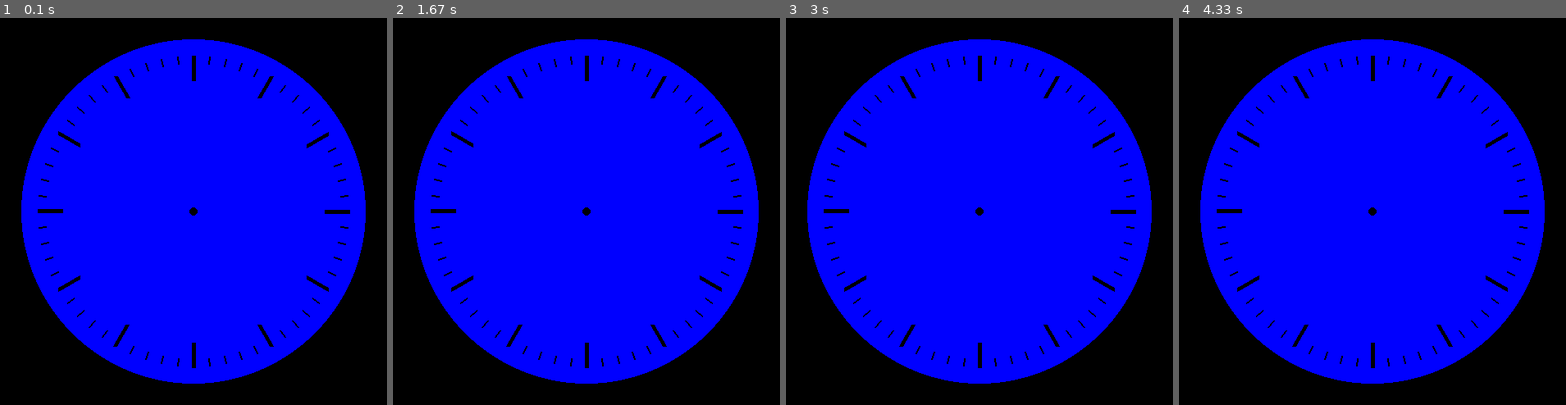
Above: before the commit, frames 1-4 (left to right).
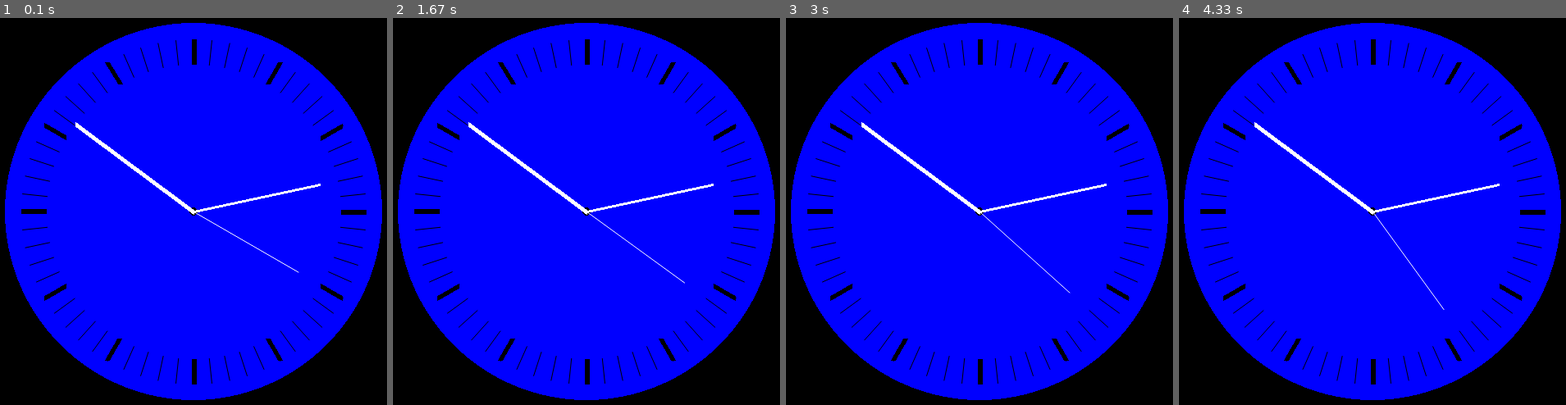
Above: after the commit, the same moments.

Repository: marcojs253-crypto/daki-
Game: pygame game, started from ur- start.py
Two runs of this game, one before a commit and one after it. Both use one fixed random seed, a clock stepped at 60 frames per second and the inputs below.
Inputs:
- Up to frame 1 (0.1 s): no input
- Up to frame 2 (1.67 s): no input
- Up to frame 3 (3 s): no input
- Up to frame 4 (4.33 s): no input

The runs differ from the first frame. In frame 1, 15% of the frame differs, in the area x 1-99%, y 1-99%; in frame 2, 15%; in frame 3, 15%; in frame 4, 15%.

Commit message:
timer virker

Diff:
--- /dev/null
+++ b/housing.py
@@ -0,0 +1,115 @@
+import sys
+import pandas as pd
+import sklearn as sk
+import matplotlib as mpl
+from sklearn import datasets
+from sklearn.model_selection import train_test_split
+from sklearn.neighbors import KNeighborsClassifier
+from sklearn.metrics import accuracy_score
+
+import numpy as np
+import matplotlib.pyplot as plt
+
+housing=pd.read_csv('housing.csv')
+housing = housing.sample(frac=1, random_state=42).reset_index(drop=True)
+housing.dropna(inplace=True)
+#df_fillna = housing.fillna(0)
+
+housing.info()
+#print(housing.describe() )
+
+# housing.head()
+# der er 10 typer af features
+#print(housing["ocean_proximity"].value_counts())
+
+# housing.hist(bins=50, figsize=(20,15))
+# plt.show()
+
+# outliers vil svare til en værdi der er langt væk fra normalen. longitude og income
+#clipping det samme som at cappe en værdi. altså en max værdi bliver påsat for en obsevation. ved age og værdi
+housing["rooms_cat"] = pd.cut(housing["total_rooms"], # her vil vi opdele totale antal af rum i 3 katekorier.
+                               bins=[0., 5000, 10000, np.inf], # hvis der er et disskrekt med mere end 0 og mindre end 10000 totalt antal af værelse så ender den i label
+                               labels=[0, 1, 2])
+test_size = 0.2
+
+# Random split
+train_set, test_set = train_test_split(housing, test_size=test_size, random_state=42)
+# Stratified split (brug samme kolonne)
+strat_train_set, strat_test_set = train_test_split(
+    housing, test_size=test_size, stratify=housing["rooms_cat"], random_state=42)
+
+print("Random split (test):")
+print(test_set["rooms_cat"].value_counts(normalize=True))
+
+print("Stratified split (test):")
+print(strat_test_set["rooms_cat"].value_counts(normalize=True))
+
+
+
+
+
+
+
+
+
+# x = housing.iloc[:, :2]
+# y = housing.target
+
+# x_train, x_test, y_train, y_test = train_test_split(x, y, test_size=0.3, random_state=42)
+# x_train_small, y_train_small = x_train[:50], y_train[:50]
+
+# k = 11
+# knn_classifier = KNeighborsClassifier(n_neighbors=k)
+# knn_classifier.fit(x_train_small, y_train_small)
+
+# y_pred = knn_classifier.predict(x_test)
+
+# accuracy = accuracy_score(y_test, y_pred)
+# print(f"accuracy of KNN with k={k}: {accuracy *100:.2f}%")
+
+
+
+# # Visualisering af KNN klassifikation
+
+# import numpy as np
+# import matplotlib.pyplot as plt
+# from matplotlib.colors import ListedColormap
+
+# # --- Visualisering ---
+# h = 0.1  # grid step size
+# x_min, x_max = x["sepal_length"].min() - 1, x["sepal_length"].max() + 1
+# y_min, y_max = x["sepal_width"].min() - 1, x["sepal_width"].max() + 1
+
+# xx, yy = np.meshgrid(
+#     np.arange(x_min, x_max, h),
+#     np.arange(y_min, y_max, h)
+# )
+
+# # Forudsig på hele grid'et
+# Z = knn_classifier.predict(np.c_[xx.ravel(), yy.ravel()])
+# Z = Z.reshape(xx.shape)
+
+# # Baggrund (decision boundary)
+# cmap_light = ListedColormap(["#FFAAAA", "#AAFFAA", "#AAAAFF"])
+# cmap_bold = ListedColormap(["#FF0000", "#00FF00", "#0000FF"])
+
+# plt.figure(figsize=(8, 6))
+# plt.contourf(xx, yy, Z, cmap=cmap_light, alpha=0.4)
+
+# # Træningspunkter
+# plt.scatter(
+#     x_train["sepal_length"], x_train["sepal_width"],
+#     c=y_train, cmap=cmap_bold, edgecolor="k", marker="o", s=50, label="Train"
+# )
+
+# # Testpunkter
+# plt.scatter(
+#     x_test["sepal_length"], x_test["sepal_width"],
+#     c=y_test, cmap=cmap_bold, edgecolor="k", marker="^", s=70, label="Test"
+# )
+
+# plt.xlabel("Sepal length")
+# plt.ylabel("Sepal width")
+# plt.title(f"kNN Decision Boundary (k={k}) • Accuracy={accuracy*100:.2f}%")
+# plt.legend()
+# plt.show()
--- /dev/null
+++ b/opgaver 3. lektion part 2 tenge.py
@@ -0,0 +1,19 @@
+import pygame
+
+pygame.init() # Initialize Pygame
+screen = pygame.display.set_mode((640, 480)) # Create a window of 640x480 pixels
+screen.fill((255, 255, 255)) # Fill the screen with white
+
+start_punkt= (100,100)
+kvadrat_str= (25,25)
+for kvadrat in range(0,10):
+    pygame.draw.rect(screen,(0,0,0), (start_punkt[0]+kvadrat*30,start_punkt[1])+kvadrat_str)
+
+
+
+run_flag = True
+while run_flag is True:
+    for event in pygame.event.get():
+        if event.type == pygame.QUIT:
+            run_flag = False
+    pygame.display.flip() # Refresh the screen so drawing appears
--- /dev/null
+++ b/opgaver 3. lektion.py
@@ -0,0 +1,59 @@
+print (4.1)
+pizzas = ["margarita", "kebab og salt", "peperoni"]
+for pizza in pizzas:
+    print(f"{pizza} er godt")
+
+print( "\njeg elsker pizza")
+
+print("\n4.2")
+dyrs = ["orangotang", "grorilla", "chimpanse"]
+for dyr in dyrs:
+    print(f"{dyr} ligner et menneske")
+
+print("alle disse dyr ligner mennesker")
+
+print("\n4.3")
+#for tal in range (1,21):
+#    print(tal)
+
+print("\n4.4")
+#liste_million = []
+#or million in range (1,1000001):
+#    liste_million.append(million)
+
+#print(liste_million)
+
+
+print("\n4.5")
+#print (min(liste_million))
+#print (max(liste_million))
+#print (sum(liste_million))
+
+print("\n4.7")
+for tal in range (1,21,2):
+    print (tal)
+
+print("\n4.8")
+for tal in range (3,31):
+    print (tal*3)
+
+print("\n4.9")
+for tal in range (1,11):
+    print (tal**3)
+
+comprihent_list=[tal**3 for tal in range (1,11)]
+
+print(comprihent_list)
+
+
+print("\n4.10")
+
+print(f"de første 3 ting er{comprihent_list[:3]}")
+print(f"de 3 midderste ting er{comprihent_list[len(comprihent_list)//2-1:len(comprihent_list)//2+2]}")
+print(f"de sidste 3 ting er{comprihent_list[-3:]}")
+
+min_vens_pizza = pizzas [:]
+min_vens_pizza.append("annanas")
+pizzas.append("katoffel")
+print(min_vens_pizza)
+print(pizzas)
--- a/ur- start.py
+++ b/ur- start.py
@@ -1,9 +1,9 @@
-import pygame, math  # HVAD: Hent værktøjer udefra
-                     # HVORFOR: Vi skal bruge vindue/grafik og cos/sin
+import pygame
+import math  # HVAD: Hent værktøjer udefra
+from datetime import datetime
+import time
 
 pygame.init()        # HVAD: Start pygame
-                     # HVORFOR: Skal gøres før pygame virker
-
 # HVAD: Lav et vindue
 skaerm = pygame.display.set_mode((640, 480))
 # HVORFOR: Vi skal have noget at tegne på
@@ -14,49 +14,77 @@
 
 # HVORFOR: Det hjælper os med at se centrum
 # 2) Ur-geometri (som angivet)
+ur_tik =pygame.time.Clock()
 centrum_x, centrum_y = 320, 240
-radius = 190              # 240 - 50 i din opsætning
+radius = 210              # 240 - 50 i din opsætning
 streg_laengde_T = 30        # hvor langt ind fra ydercirklen
-streg_tykkelse_T = 5        # linjetykkelse i pixels
+streg_tykkelse_T = 6        # linjetykkelse i pixels
 streg_laengde_M = 10
-streg_tykkelse_M = 2
+streg_tykkelse_M = 1
+streg_tykkelse_Viser_sekundt = 1
+streg_tykkelse_Viser_minute = 3
+streg_tykkelse_Viser_time = 6
 ANTAL_T = 12
 ANTAL_M = 60
-VINKEL_TRIN = 360 // ANTAL_T  # 30 grader
-VINKEL_TRIN_M =360 // ANTAL_M
+VINKEL_grad = 360 // ANTAL_T  # 30 grader
+vinkel_grad_min =360 // ANTAL_M
 
-pygame.draw.circle(skaerm, (0, 0, 255), (centrum_x, centrum_y), 210)
-pygame.draw.circle(skaerm, (0, 0, 0), (centrum_x, centrum_y), 5)
 
-def punkt_fra_top(centrum_x, centrum_y, radius, vinkel_fra_kl12_grader):
-    """
-    Beregn et punkt på cirklen givet vinkel målt fra 'kl. 12' (opad).
-    Bruges konventionen: x = r*sin(θ) og y = r*cos(θ), hvor θ er i radianer.
-    """
-    theta = math.radians(vinkel_fra_kl12_grader)  # grader -> radianer
-    x = centrum_x + radius * math.sin(theta)      # vandret (Opposite)
-    y = centrum_y + radius * math.cos(theta)      # lodret  (Adjacent)
-    return int(x), int(y)
-
-# 3) Tegn 12 time-streger i 30°-trin, fra ydercirklen og ind
-for i in range(ANTAL_T):
-    vinkel_grader = i * VINKEL_TRIN            # 0,30,60,...,330
-    yderpunkt = punkt_fra_top(centrum_x, centrum_y, radius, vinkel_grader)
-    inderpunkt = punkt_fra_top(centrum_x, centrum_y, radius - streg_laengde_T, vinkel_grader)
-    pygame.draw.line(skaerm, (0, 0, 0), yderpunkt, inderpunkt, streg_tykkelse_T)  # tegn streg
-
-# 3) Tegn 12 time-streger i 30°-trin, fra ydercirklen og ind
-for i in range(60):
-    vinkel_grader = i * VINKEL_TRIN_M            # 0,30,60,...,330
-    yderpunkt = punkt_fra_top(centrum_x, centrum_y, radius, vinkel_grader)
-    inderpunkt = punkt_fra_top(centrum_x, centrum_y, radius - streg_laengde_M, vinkel_grader)
-    pygame.draw.line(skaerm, (0, 0, 0), yderpunkt, inderpunkt, streg_tykkelse_M)  # tegn streg
-
-pygame.display.flip()
 
 # 4) Event-loop: luk pænt ved klik på kryds
 koerer = True
 while koerer:
     for haendelse in pygame.event.get():
         if haendelse.type == pygame.QUIT:
-            koerer = False
+             koerer = False
+
+# 1) Tegn cirklerne
+    pygame.draw.circle(skaerm, (0, 0, 255), (centrum_x, centrum_y), radius + 20)
+    pygame.draw.circle(skaerm, (0, 0, 0), (centrum_x, centrum_y), 5)
+# 3) Tegn tids indikatorerne
+
+
+    for i in range (ANTAL_T):
+        vinkel = i * VINKEL_grad
+        vinkel_rad = math.radians(vinkel)  # omregn til radianer
+        x_start = centrum_x + radius * math.sin(vinkel_rad)      # x-koordinat for startpunkt
+        y_start = centrum_y + radius * math.cos(vinkel_rad)      # y-koordinat for startpunkt
+        start_punkt = (x_start, y_start)
+        x_slut = centrum_x + (radius-streg_laengde_T) * math.sin(vinkel_rad) # y-koordinat for startpunkt
+        y_slut = centrum_y + (radius-streg_laengde_T) * math.cos(vinkel_rad) # y-koordinat for startpunkt
+        slut_punkt = (x_slut, y_slut)
+        pygame.draw.line(skaerm, (0, 0, 0), start_punkt, slut_punkt, streg_tykkelse_T)
+
+    for i in range (ANTAL_M):
+        vinkel = i * vinkel_grad_min
+        vinkel_rad = math.radians(vinkel)  # omregn til radianer
+        x_start = centrum_x + radius * math.sin(vinkel_rad)      # x-koordinat for startpunkt
+        y_start = centrum_y + radius * math.cos(vinkel_rad)      # y-koordinat for startpunkt
+        start_punkt = (x_start, y_start)
+        x_slut = centrum_x + (radius-streg_laengde_T) * math.sin(vinkel_rad) # y-koordinat for startpunkt
+        y_slut = centrum_y + (radius-streg_laengde_T) * math.cos(vinkel_rad) # y-koordinat for startpunkt
+        slut_punkt = (x_slut, y_slut)
+        pygame.draw.aaline(skaerm, (0, 0, 0), start_punkt, slut_punkt, streg_tykkelse_M)
+
+    nu = datetime.now()
+    sekunder = nu.second
+    vinkel_grad_sekunder = math.radians(sekunder*6-90)       # 60 sekunder gange 6 = 360 grader
+    x_min_slut = centrum_x + radius*0.7 * math.cos(vinkel_grad_sekunder)      # x-koordinat for startpunkt
+    y_min_slut = centrum_y + radius*0.7 * math.sin(vinkel_grad_sekunder)      # y-koordinat for startpunkt
+    pygame.draw.aaline(skaerm, (255, 255, 255), (centrum_x, centrum_y), (x_min_slut, y_min_slut), streg_tykkelse_Viser_sekundt)
+
+    minute = nu.minute
+    vinkel_grad_minute = math.radians(minute*6-90)       # 60 sekunder gange 6 = 360 grader
+    x_min_slut = centrum_x + radius*0.75 * math.cos(vinkel_grad_minute)      # x-koordinat for startpunkt
+    y_min_slut = centrum_y + radius*0.75 * math.sin(vinkel_grad_minute)      # y-koordinat for startpunkt
+    pygame.draw.line(skaerm, (255, 255, 255), (centrum_x, centrum_y), (x_min_slut, y_min_slut), streg_tykkelse_Viser_minute)
+
+    tid_time = nu.hour
+    vinkel_grad_time = math.radians(tid_time*30+minute*0.5-90)       # 60 sekunder gange 6 = 360 grader
+    x_min_slut = centrum_x + radius*0.85 * math.cos(vinkel_grad_time)      # x-koordinat for startpunkt
+    y_min_slut = centrum_y + radius*0.85 * math.sin(vinkel_grad_time)      # y-koordinat for startpunkt
+    pygame.draw.line(skaerm, (255, 255, 255), (centrum_x, centrum_y), (x_min_slut, y_min_slut), streg_tykkelse_Viser_time)
+
+    ur_tik.tick(120)
+    pygame.display.flip()
+    print(sekunder)
Not shown, added: housing.csv
